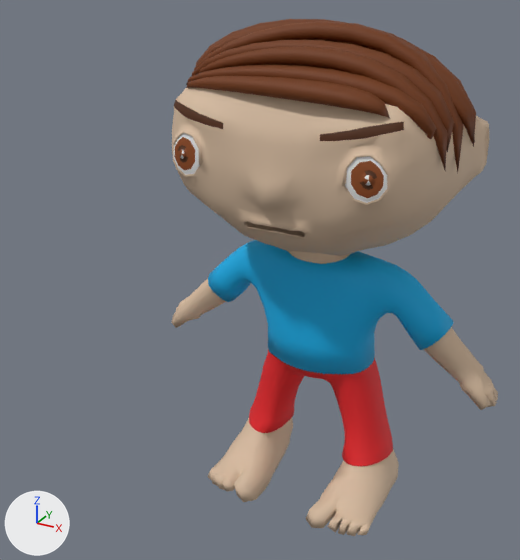
A saved change to the FBX model TestFunko/Assets/Models/NormalBoy.fbx.
One viewpoint serves both versions: a 50 mm camera at (2.07, -4.65, 4.03) aimed at (-0.93, 0.81, 1.3). Arrows for +X, +Y and +Z are at lower left; the lights stay in place. Where no turn or scale is listed for an object, it has been applied to the vertices. Vertices at the same position are counted once.

The scene before the commit, as lines of its bpy script (objects in view):
```python
me_plane_001 = bpy.data.meshes.new('Plane.001')
me_plane_001.from_pydata(...)  # 5860 vertices, 6116 faces; spans x -1.43..1.43, y -0.87..0.86, z 0.0..3.7
# faces by material slot: [4032, 1914, 72, 44, 54]
me_plane_001.materials.append(mat_material)  # brown #6e3400
me_plane_001.materials.append(mat_skin)  # beige #d9bda2
me_plane_001.materials.append(mat_eye)  # brown #8d4717
me_plane_001.materials.append(mat_hair)  # brown #532a09
me_plane_001.materials.append(mat_white)  # white #e7e7e7
me_plane_003 = bpy.data.meshes.new('Plane.003')
me_plane_003.from_pydata(...)  # 609 vertices, 552 faces; spans x -1.02..1.04, y -0.2..0.54, z 1.12..2.07
me_plane_003.materials.append(mat_blue)  # cyan #00ade7
me_plane_005 = bpy.data.meshes.new('Plane.005')
me_plane_005.from_pydata(...)  # 694 vertices, 652 faces; spans x -0.659..0.664, y -0.184..0.523, z 0.33..1.265
me_plane_005.materials.append(mat_red)  # red #e72026
ob_body = bpy.data.objects.new('Body', me_plane_001)
ob_body.location = (0.0, 0.0, 0.0)
ob_pants = bpy.data.objects.new('PANTS', me_plane_005)
ob_pants.location = (0.0, 0.0, 0.0)
ob_shirt = bpy.data.objects.new('Shirt', me_plane_003)
ob_shirt.location = (0.0, 0.0, 0.0)
```
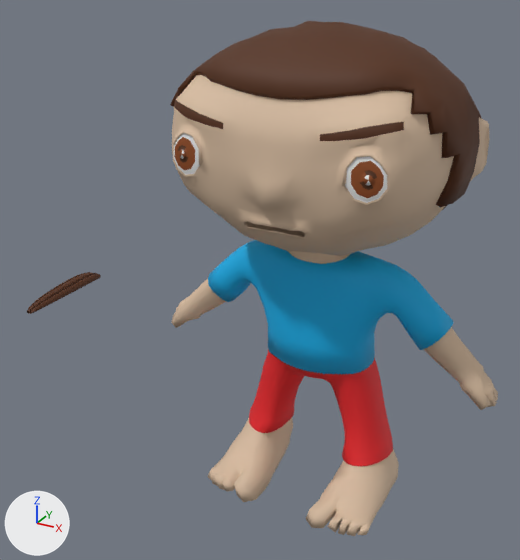
The change, as a list of edits to the scene's bpy script:
```text
Change me_plane_001:
    used by ob_body; location = (0.0, 0.0, 0.0)
    remove me_plane_001.from_pydata(...)  # 5860 vertices, 6116 faces; spans x -1.43..1.43, y -0.87..0.86, z 0.0..3.7
    remove me_plane_001.materials.append(mat_material)  # brown #6e3400
    add me_plane_001.from_pydata(...)  # 2150 vertices, 2084 faces; spans x -1.43..1.43, y -0.87..0.86, z 0.0..3.65
    me_plane_001 part 1: the loose piece of 530 vertices spanning x -0.82..1.07, y -0.3..0.18, z 2.96..3.68 is deleted
    me_plane_001 part 2: the loose piece of 530 vertices spanning x -0.82..1.09, y -0.37..0.05, z 3.0..3.7 is deleted
    me_plane_001 part 3: the loose piece of 530 vertices spanning x -0.79..0.94, y -0.61..-0.36, z 3.02..3.46 is deleted
    me_plane_001 part 4: the loose piece of 530 vertices spanning x -0.81..1.04, y -0.43..0.02, z 2.84..3.69 is deleted
    me_plane_001 part 5: the loose piece of 530 vertices spanning x -0.73..1.0, y -0.52..-0.25, z 2.88..3.56 is deleted
    me_plane_001 part 6: 1 vertex moved within x -0.48, y -0.42, z 3.44; 1060 vertices removed from x -0.81..0.98, y -0.77..-0.14, z 2.97..3.6
Add me_mesh_002:
    me_mesh_002.from_pydata(...)  # 1058 vertices, 960 faces; spans x -0.114..0.137, y 0.056..1.378, z 0.0..0.163
    me_mesh_002.materials.append(mat_hair)  # brown #532a09
Add me_plane_002:
    me_plane_002.from_pydata(...)  # 766 vertices, 764 faces; spans x -1.09..1.09, y -0.68..0.9, z 2.21..3.68
    me_plane_002.materials.append(mat_hair)  # brown #532a09
Add ob_beziercurve:
    ob_beziercurve = bpy.data.objects.new('BezierCurve', me_mesh_002)
    ob_beziercurve.location = (-4.376, 0.997, 0.0)
Add ob_hair:
    ob_hair = bpy.data.objects.new('hAIR', me_plane_002)
    ob_hair.location = (0.0, 0.0, 0.0)
```

What differs and where, as boxes [x1, y1, x2, y2] in the pictures (520 x 560 px):
'Body', reshaped
    before: [172, 19, 498, 536]
    after: [172, 75, 498, 536]
'hAIR', added (brown)
    after: [170, 21, 481, 210]
'BezierCurve', added (brown)
    after: [27, 272, 101, 314]
part 1 of me_plane_001, deleted
    before: [399, 37, 476, 147]
part 2 of me_plane_001, deleted (brown)
    before: [196, 19, 475, 143]
part 3 of me_plane_001, deleted (brown)
    before: [186, 64, 436, 139]
part 4 of me_plane_001, deleted (brown)
    before: [194, 21, 464, 172]
part 5 of me_plane_001, deleted (brown)
    before: [199, 46, 448, 170]
part 6 of me_plane_001, cut back (brown)
    before: [186, 40, 454, 152]
